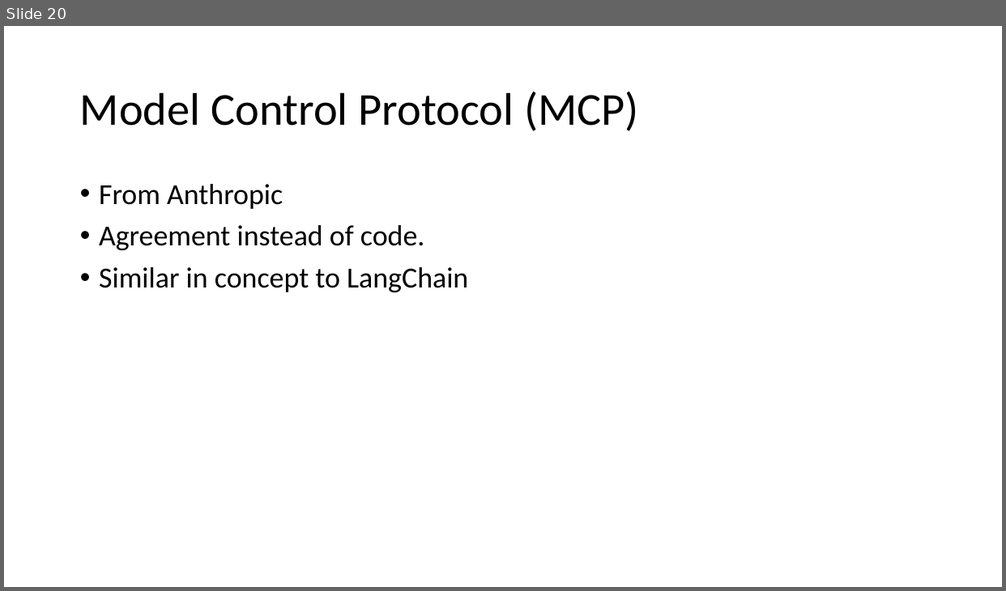
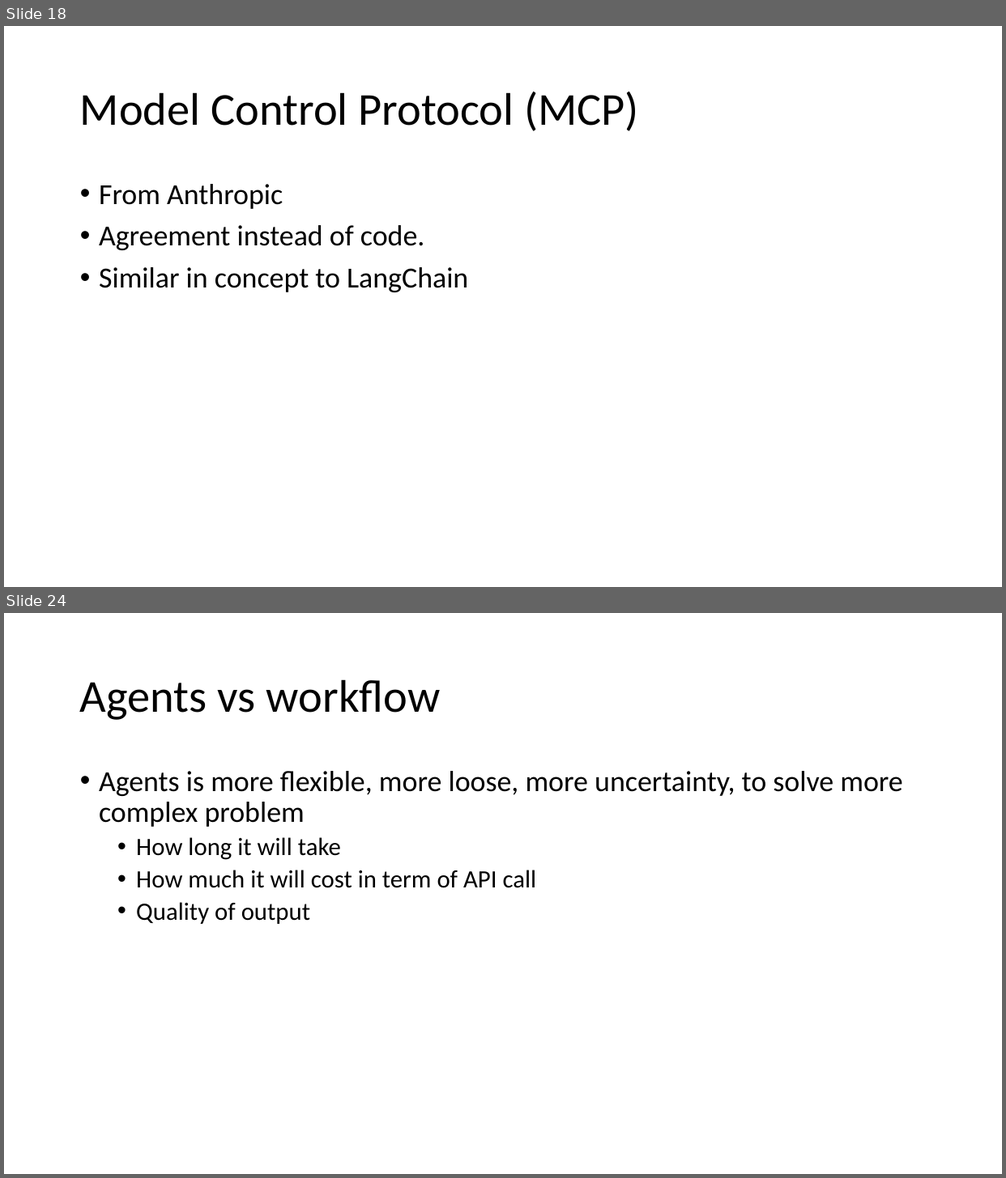
Before and after one commit to kindaichinisan/agents, a slide deck: wj_folder/AI Engineer Agentic Track.pptx. Shown one above the other, each under a label of ours: slide 20 before the commit, slides 18 and 24 after it; the slides between them are not shown. The pictures are 1006x591 and 1006x1178 pixels, drawn with LibreOffice and Linux fonts; fonts in the diff are those of the drawing. Boxes give left, top, right and bottom in pixels: in the first picture for what was removed or moved away, otherwise in the second. Text is boxed around its words. In the diff, an @@ line names an element or a change of style, - is before the commit and + after.

```diff
--- a/wj_folder/AI Engineer Agentic Track.pptx
+++ b/wj_folder/AI Engineer Agentic Track.pptx
@@ slide 24 added at (x1=4, y1=613, x2=1002, y2=1174), background #FFFFFF @@
@@ title added at (x1=80, y1=679, x2=441, y2=720), 44 pt, text #000000 @@
+Agents vs workflow
@@ text added at (x1=99, y1=771, x2=902, y2=924), 28 pt, text #000000 @@
+• Agents is more flexible, more loose, more uncertainty, to solve more complex problem
+  • How long it will take
+  • How much it will cost in term of API call
+  • Quality of output
@@ what was slide 20 is now slide 18 @@
```
Also in this commit, not shown: 2 slides changed, 18 other slides added, 7 other files.
